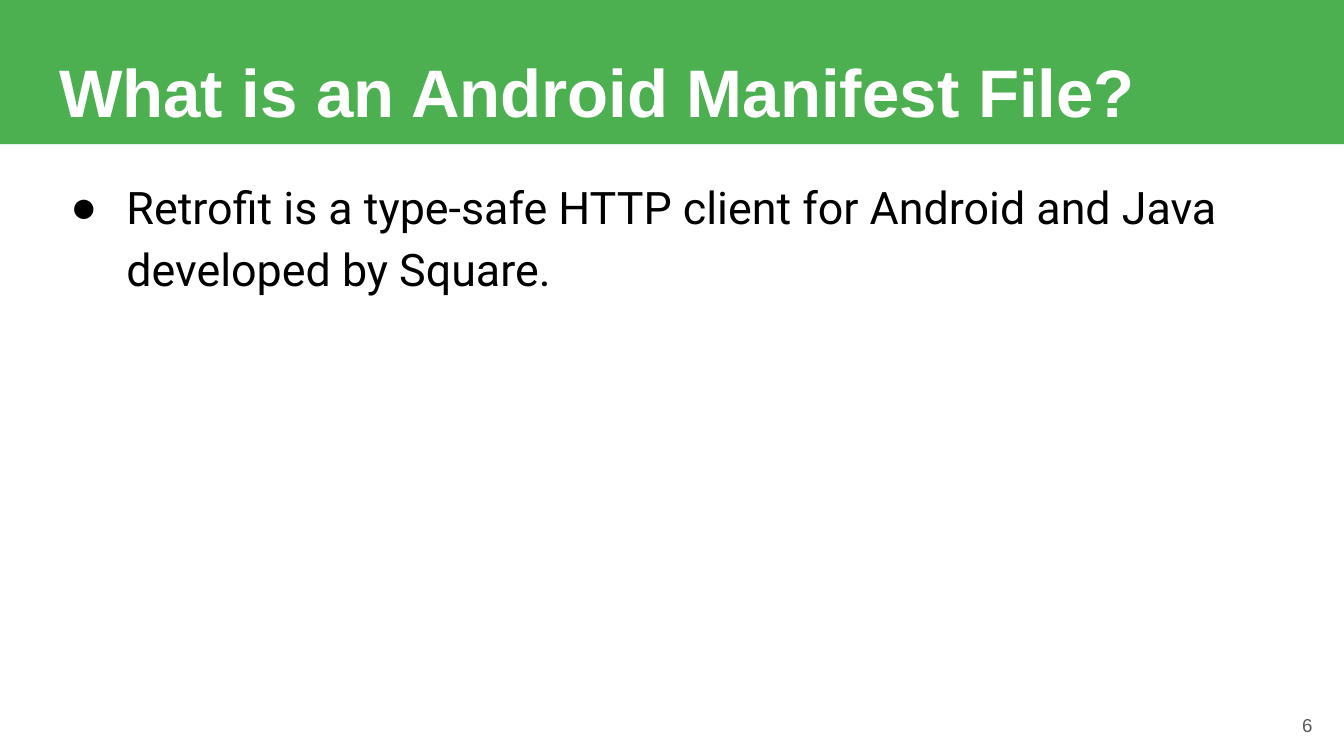
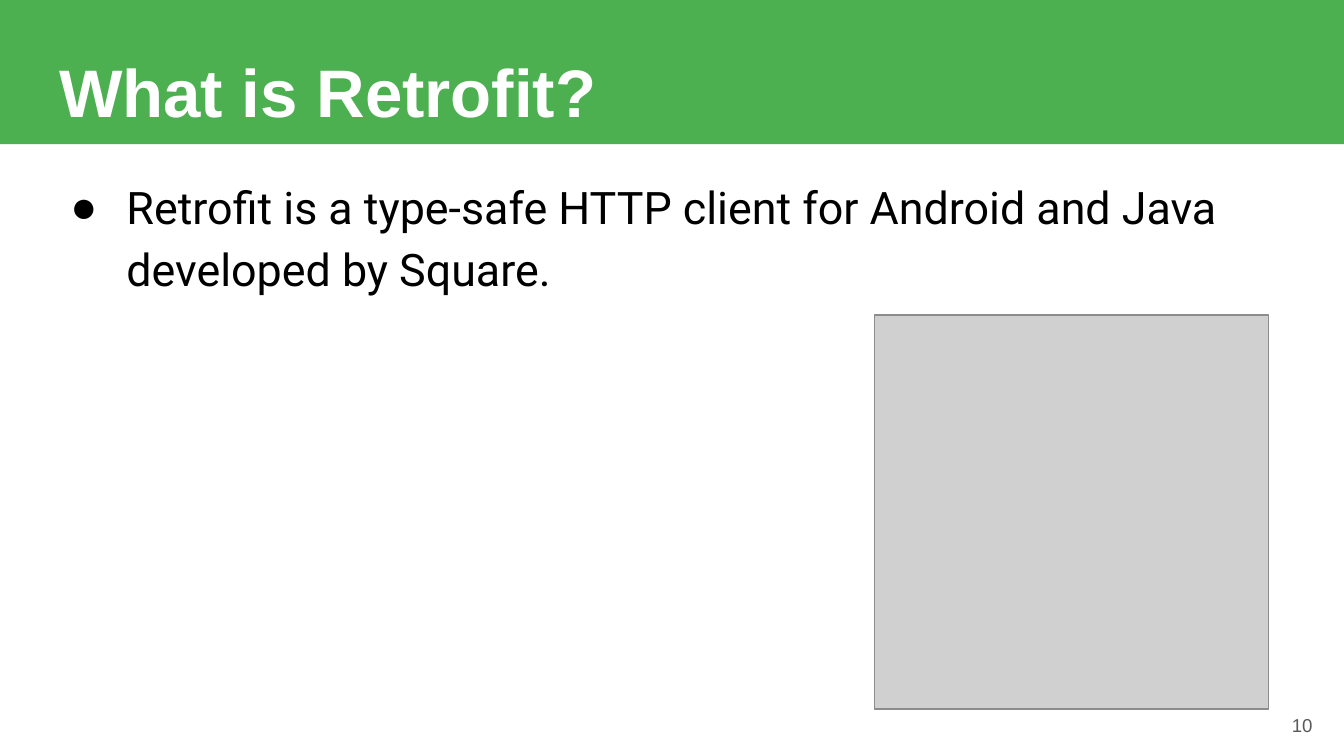
Before and after one commit to robitussin/CTAPDEVL, a slide deck: slide 10 of Week 12/Retrofit.pptx (slide 6 before the commit). Drawn at 1344x756 pixels with LibreOffice and Linux fonts; fonts in the diff are those of the drawing; grey boxes stand for pictures. Boxes give left, top, right and bottom in pixels: in the first picture for what was removed or moved away, otherwise in the second. Text is boxed around its words. In the diff, an @@ line names an element or a change of style, - is before the commit and + after.

```diff
--- a/Week 12/Retrofit.pptx
+++ b/Week 12/Retrofit.pptx
@@ title at [59,68,597,118]: text changed @@
-What is an Android Manifest File?
+What is Retrofit?
@@ picture added at [875,314,1269,708] @@
@@ page number at [1292,719,1313,732]: text changed @@
-6
+10
```
Also in this commit, not shown: 4 other slides changed, 7 slides added, 48 other files.
